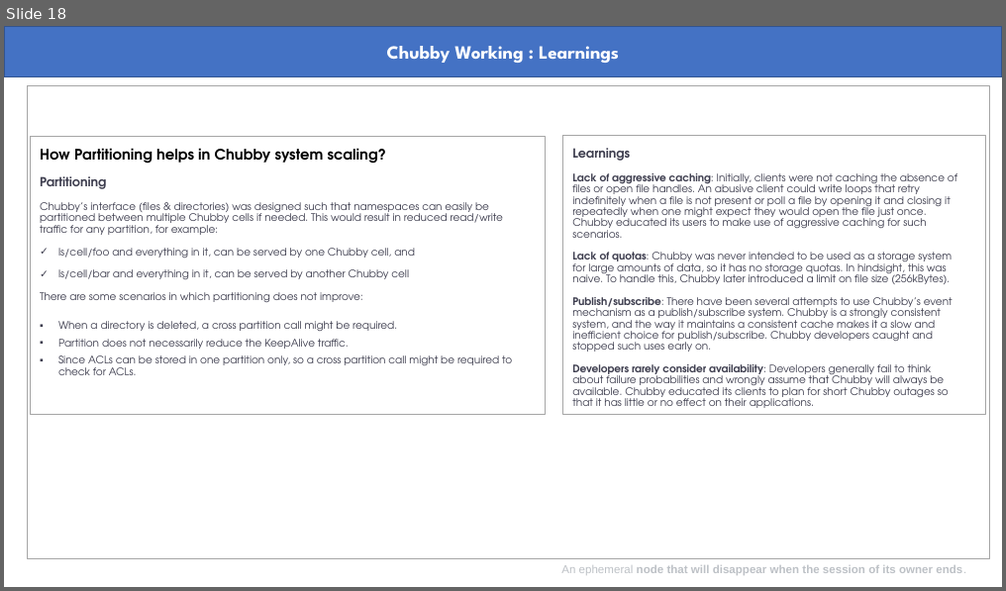
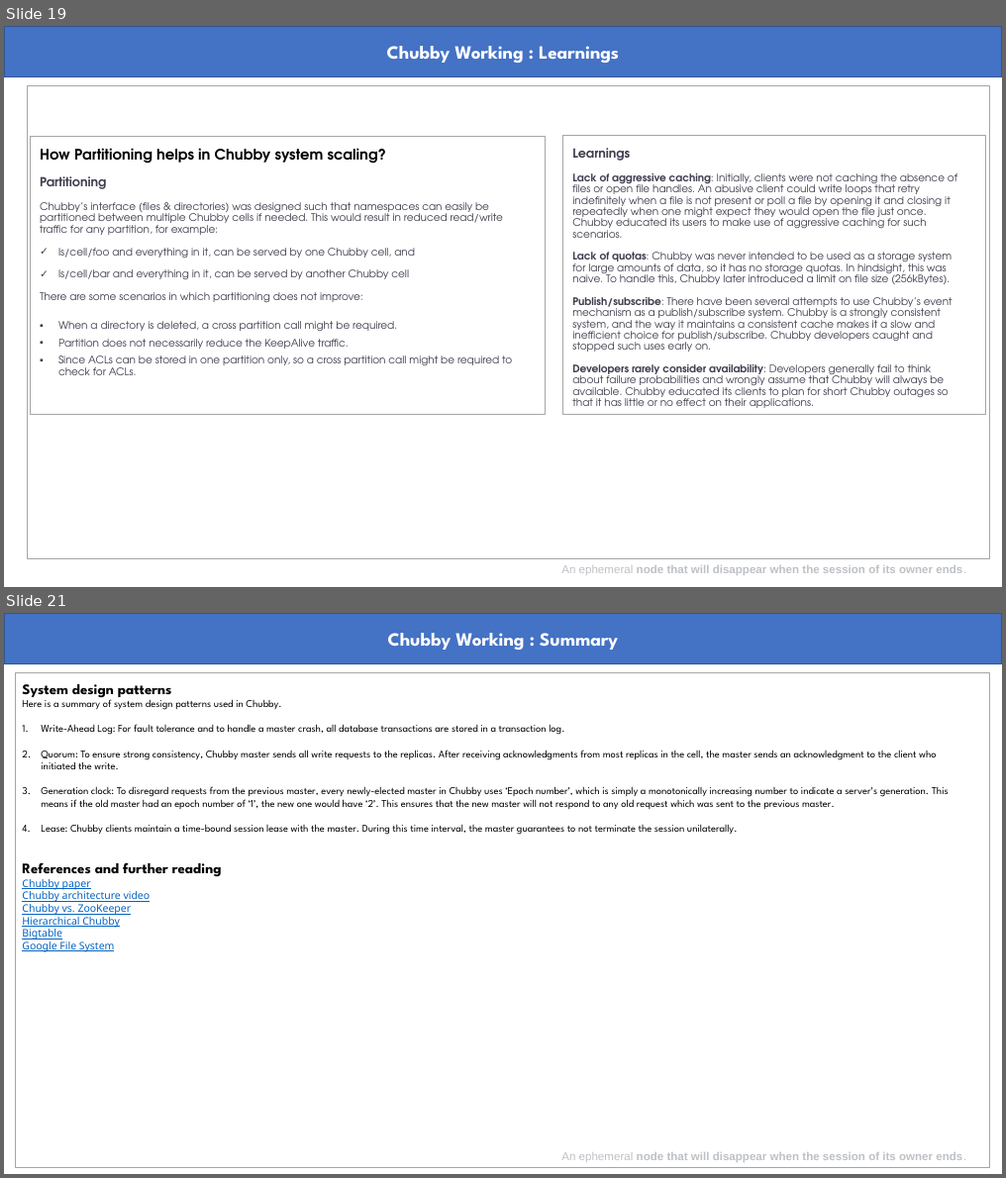
Before and after one commit to abmishra1234/Advanced-System-Design, a slide deck: Chubby.pptx. Shown one above the other, each under a label of ours: slide 18 before the commit, slides 19 and 21 after it; the slides between them are not shown. The pictures are 1006x591 and 1006x1178 pixels, drawn with LibreOffice and Linux fonts; fonts in the diff are those of the drawing. Boxes give left, top, right and bottom in pixels: in the first picture for what was removed or moved away, otherwise in the second. Text is boxed around its words. In the diff, an @@ line names an element or a change of style, - is before the commit and + after.

```diff
--- a/Chubby.pptx
+++ b/Chubby.pptx
@@ slide 21 added at bbox=[4, 613, 1002, 1174], background #FFFFFF @@
@@ rectangle added at bbox=[4, 613, 1002, 663], fill #4472C4, outline #325491 1 pt, 18 pt, text #FFFFFF, bold @@
+Chubby Working : Summary
@@ rectangle added at bbox=[15, 672, 990, 1167], outline #A5A5A5 0.75 pt @@
@@ text added at bbox=[22, 684, 948, 953], 10 pt, text #000000 @@
+System design patterns
+Here is a summary of system design patterns used in Chubby.
+1. Write-Ahead Log: For fault tolerance and to handle a master crash, all database transactions are stored in a transaction log.
+2. Quorum: To ensure strong consistency, Chubby master sends all write requests to the replicas. After receiving acknowledgments from most replicas in the cell, the master sends an acknowledgment to the client who initiated the write.
+3. Generation clock: To disregard requests from the previous master, every newly-elected master in Chubby uses ‘Epoch number’, which is simply a monotonically increasing number to indicate a server’s generation. This means if the old master had an epoch number of ‘1’, the new one would have ‘2’. This ensures that the new master will not respond to any old request which was sent to the previous master.
+4. Lease: Chubby clients maintain a time-bound session lease with the master. During this time interval, the master guarantees to not terminate the session unilaterally.
+References and further reading
+Chubby paper
+Chubby architecture video
+Chubby vs. ZooKeeper
+Hierarchical Chubby
+Bigtable
+Google File System
@@ text added at bbox=[561, 1153, 966, 1162], 11 pt, text #BDC1C6, bold @@
+An ephemeral node that will disappear when the session of its owner ends.
@@ what was slide 18 is now slide 19 @@
```
Also in this commit, not shown: 3 slides changed, 2 other slides added, 1 other file.
